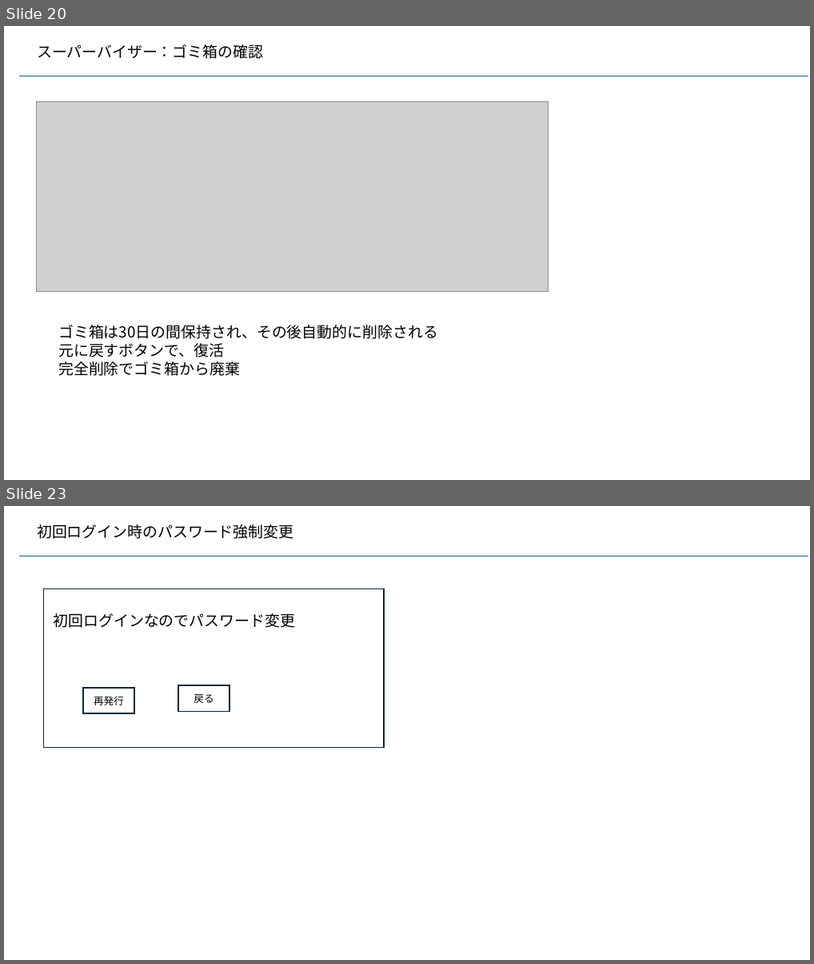
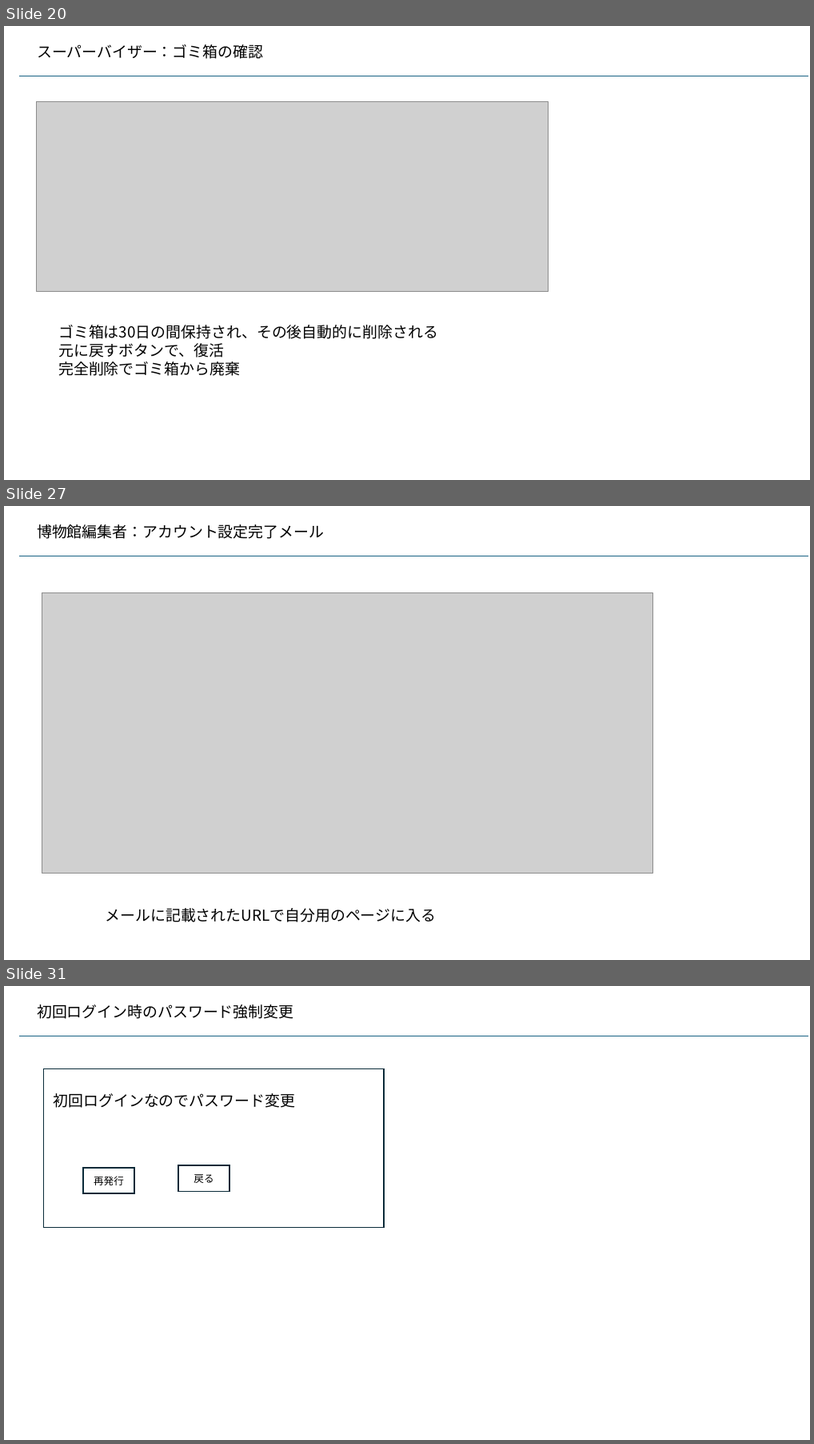
Before and after one commit to kaze-lab/museum_app_proj, a slide deck: 展示物アプリ仕様.pptx. Shown one above the other, each under a label of ours: slides 20 and 23 before the commit, slides 20, 27 and 31 after it; the slides between them are not shown. The pictures are 814x964 and 814x1444 pixels, drawn with LibreOffice and Linux fonts; fonts in the diff are those of the drawing; grey boxes stand for pictures. Boxes give left, top, right and bottom in pixels: in the first picture for what was removed or moved away, otherwise in the second. Text is boxed around its words. In the diff, an @@ line names an element or a change of style, - is before the commit and + after.

Commit message:
編集者登録まで完了

```diff
--- a/展示物アプリ仕様.pptx
+++ b/展示物アプリ仕様.pptx
@@ slide 27 added at <box>4,506,810,960</box>, background #FFFFFF @@
@@ text added at <box>37,524,324,539</box>, 18 pt, text #000000 @@
+博物館編集者：アカウント設定完了メール
@@ line added from (19, 556) to (809, 556), #156082 1.5 pt @@
@@ picture added at <box>42,592,653,872</box> @@
@@ text added at <box>106,908,437,922</box>, 18 pt, text #000000 @@
+メールに記載されたURLで自分用のページに入る
@@ what was slide 23 is now slide 31 @@
```
Also in this commit, not shown: 4 slides changed, 7 other slides added, 8 other files.
